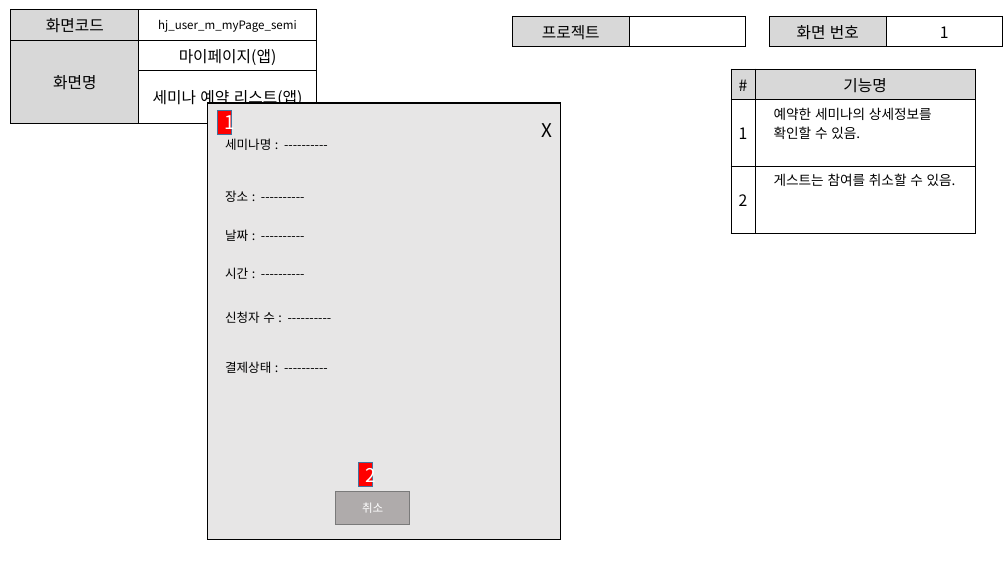
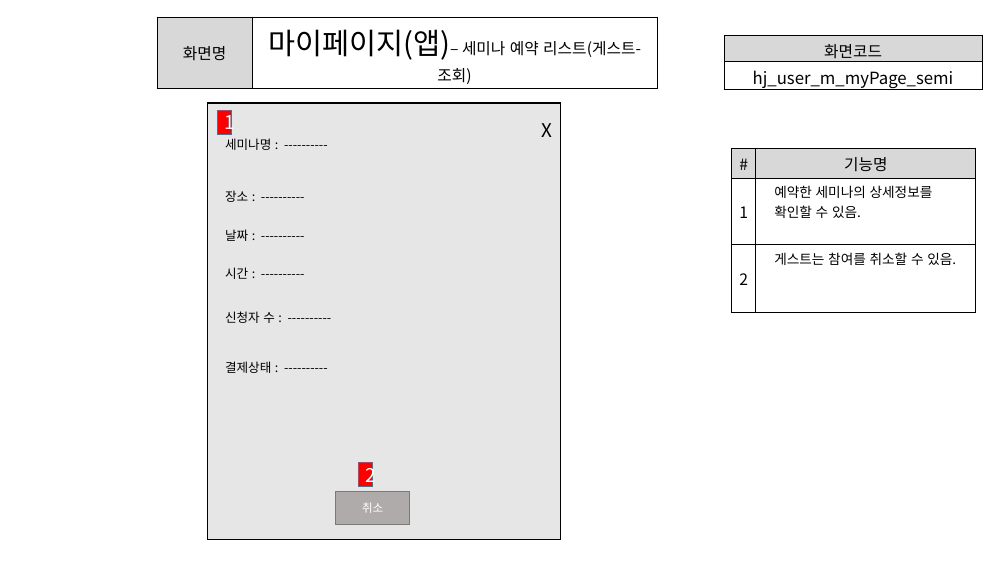
Before and after one commit to ezenteam2/e-Zone, a slide deck: slide 27 of 0 발표용 파워포인트/project05 - 파워포인트 종합 - 형준.pptx. Drawn at 1008x567 pixels with LibreOffice and Linux fonts; fonts in the diff are those of the drawing. Boxes give left, top, right and bottom in pixels: in the first picture for what was removed or moved away, otherwise in the second. Text is boxed around its words. In the diff, an @@ line names an element or a change of style, - is before the commit and + after.

```diff
--- a/0 발표용 파워포인트/project05 - 파워포인트 종합 - 형준.pptx
+++ b/0 발표용 파워포인트/project05 - 파워포인트 종합 - 형준.pptx
@@ table at (157, 17, 657, 88) @@
-row 1: 화면코드 | hj_user_m_myPage_semi
-row 2: 화면명 | 마이페이지(앱)
-row 3:  | 세미나 예약 리스트(앱)
+row 1: 화면명 | 마이페이지(앱)– 세미나 예약 리스트(게스트-조회)
@@ table: place and size @@
-table at (11, 10, 316, 113)
+table at (157, 17, 657, 88)
@@ table removed at (513, 17, 746, 43), 1 rows, 2 columns @@
-프로젝트 | 
@@ table removed at (770, 17, 1003, 44), 1 rows, 2 columns @@
-화면 번호 | 1
@@ table added at (724, 35, 982, 93), 2 rows, 1 columns @@
+화면코드
+hj_user_m_myPage_semi
@@ table: place and size @@
-table at (731, 70, 975, 221)
+table at (732, 148, 976, 299)
```
Also in this commit, not shown: 30 other slides changed, 1 slide removed.
